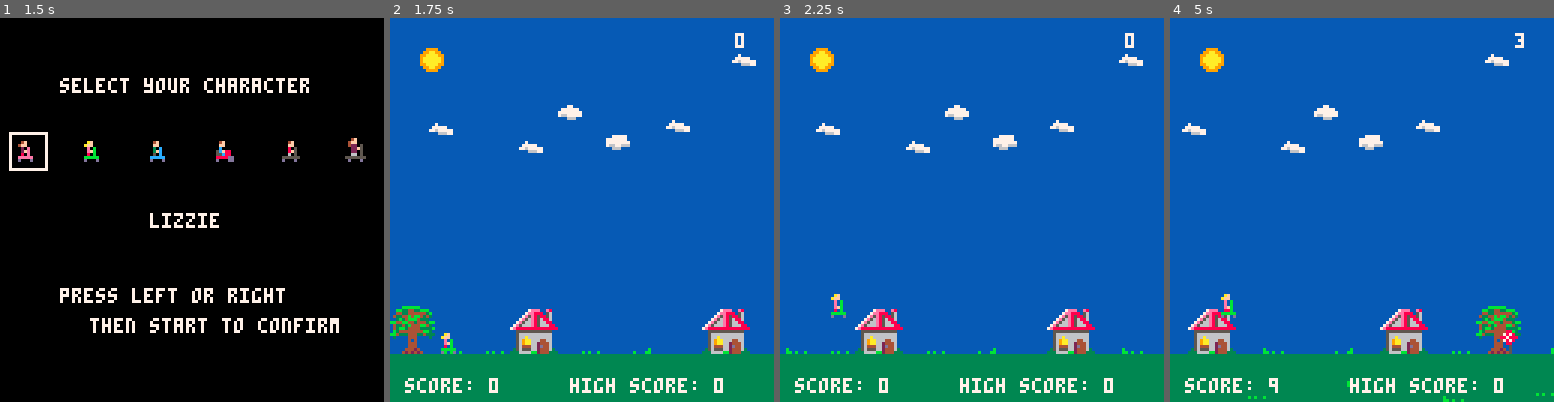
Above: before the commit, frames 1-4 (left to right).
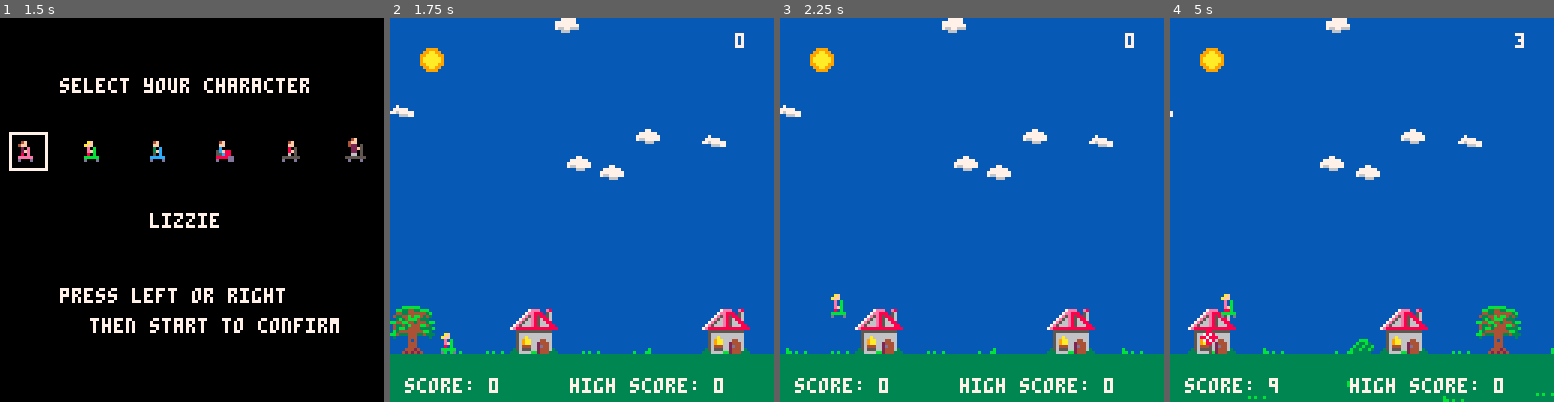
Above: after the commit, the same moments.

Repository: Dads-Games/rainbowriders
Game: PICO-8 cartridge main/rainbowriders.p8
The game is run twice, just before and just after one commit, with the same random seed, the same clock (stepped at 60 frames per second) and the same inputs.
Inputs:
- Up to frame 1 (1.5 s): tap O (Z key) at 0.7 s
- Up to frame 2 (1.75 s): hold Right from 1.6 s (still down); tap O (Z key) at 1.7 s
- Up to frame 3 (2.25 s): release Right at 2.1 s; tap O (Z key) at 2.1 s
- Up to frame 4 (5 s): hold Right 2.47-3.03 s; tap O (Z key) every 0.4 s from 2.5 to 4.9 s; hold Left 3.08-3.58 s; hold Right 4.02-4.68 s

Frame 1 is identical in both runs. In frame 2, 1.7% of the frame differs, in the area x 0-96%, y 0-43%; in frame 3, 1.7%; in frame 4, 2.1%, in the area x 0-91%, y 0-88%.

Commit message:
deploy: b3fd11e6883b303f28189d8aadf61e7f221ea166

Diff:
--- a/main/src/screens/character_select.lua
+++ b/main/src/screens/character_select.lua
@@ -17,7 +17,7 @@
         -- Confirm selection and start game
         if btnp(4) then
             player.sprite = selected_char
-            state.screen = Game(state)
+            state.screen = screens.game
             sfx(59) -- character selected sfx
             music(26, 0, 0)
         end
--- a/main/src/screens/game.lua
+++ b/main/src/screens/game.lua
@@ -14,14 +14,8 @@
     local background_x = 0
     local background_n = 128 * 8 -- number of tiles wide for the background in the map * 8
     local background_y = 96--84
-    local grace_period = 30 * 3 -- 3 seconds
-    local grace_period_counter = 0
 
     local clouds = CloudSystem()
-
-    function is_grace_period ()
-        return grace_period_counter < grace_period
-    end
 
     function draw_stretched_sprite(sprite, x, y, dy)
         local stretch_factor = 1 + abs(dy) * 0.1
@@ -37,14 +31,8 @@
     end
 
     function game_controller ()
-
         if not game_over then
             clouds.update()
-
-            -- Increment grace period counter
-            if is_grace_period() then
-                grace_period_counter = grace_period_counter + 1
-            end
 
             -- Timer update
             timer_frame_counter = timer_frame_counter + 1
@@ -85,7 +73,7 @@
 
             -- Spawn obstacles
             spawn_timer = spawn_timer + 1
-            if not is_grace_period() and spawn_timer > spawn_interval + rnd(180) then
+            if spawn_timer > spawn_interval + rnd(180) then
                 spawn_timer = 0
                 if not state.debug_mode then
                     sprite_obstacle = flr(rnd(12)) + 192
Not shown, changed: main/rainbowriders.js
